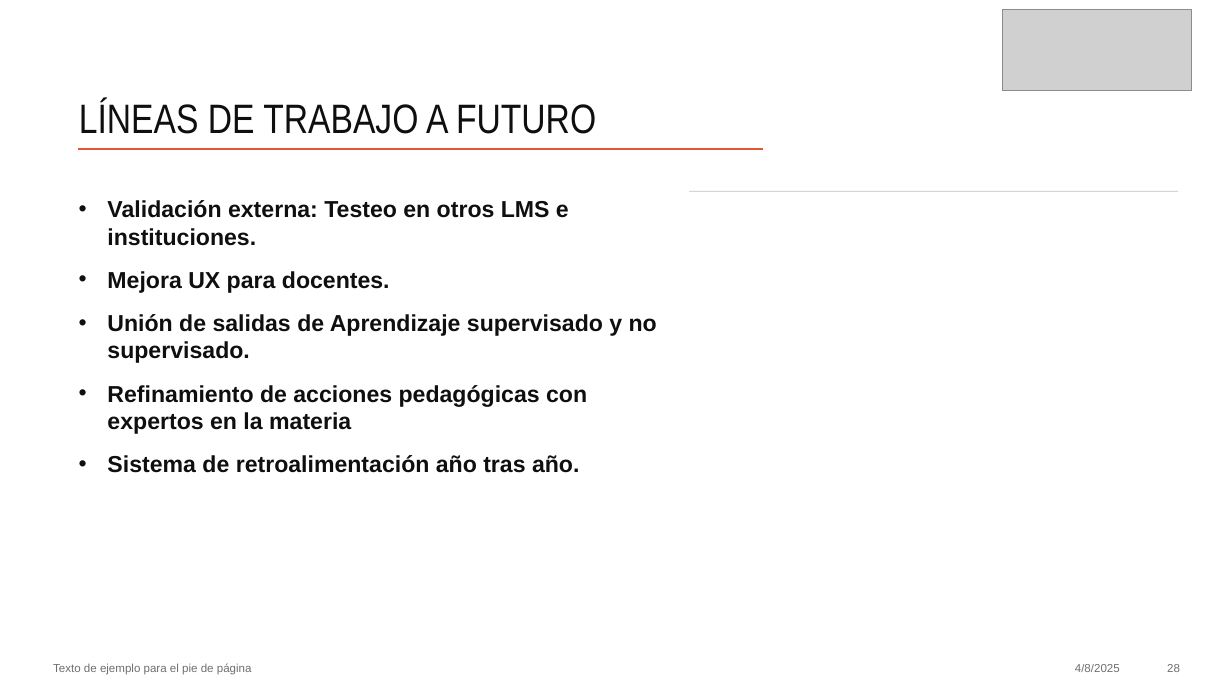
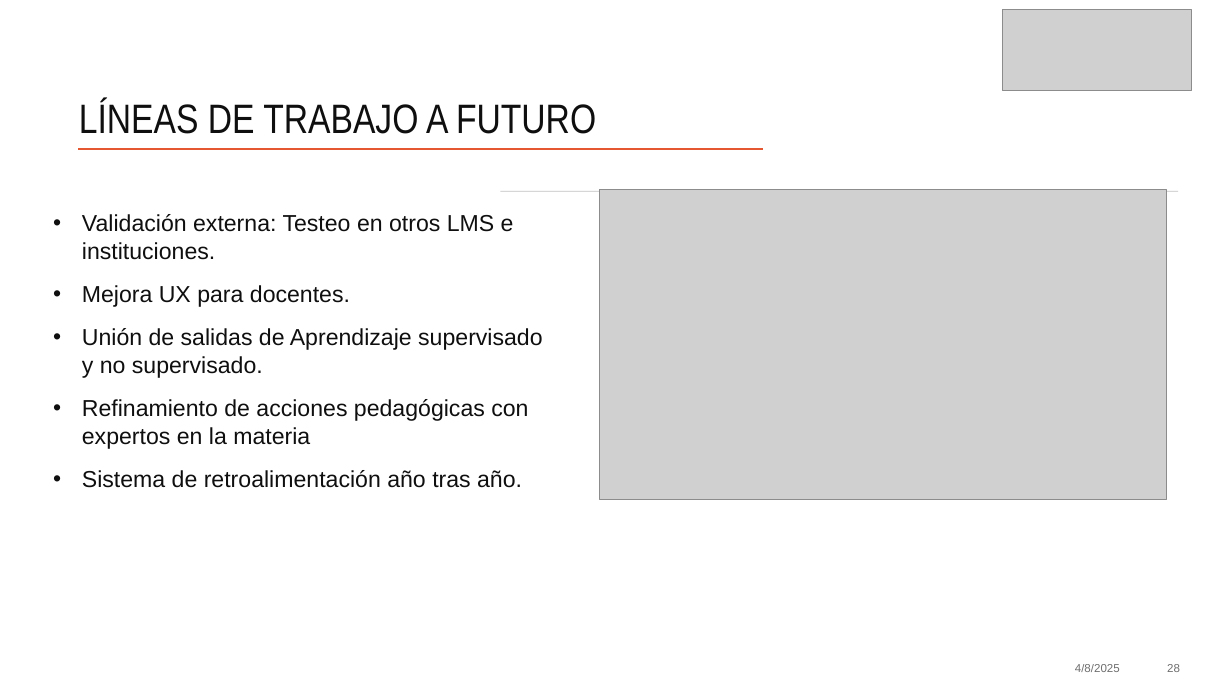
Before and after one commit to MichaeLaudrup/Artificial_Intelligence_Msc, a slide deck: slide 28 of TFM_education_ai_analytics/docs/Presentacion.pptx. Drawn at 1232x693 pixels with LibreOffice and Linux fonts; fonts in the diff are those of the drawing; grey boxes stand for pictures. Boxes give left, top, right and bottom in pixels: in the first picture for what was removed or moved away, otherwise in the second. Text is boxed around its words. In the diff, an @@ line names an element or a change of style, - is before the commit and + after.

```diff
--- a/TFM_education_ai_analytics/docs/Presentacion.pptx
+++ b/TFM_education_ai_analytics/docs/Presentacion.pptx
@@ text "Validación externa: Testeo en otros ...": place and size @@
-text "Validación externa: Testeo en otros ..." at <box>107,200,657,473</box>
+text "Validación externa: Testeo en otros ..." at <box>82,214,542,488</box>
@@ text "Validación externa: Testeo en otros ..." at <box>82,214,542,488</box>: bold off @@
@@ picture added at <box>600,189,1167,499</box> @@
@@ text removed at <box>53,663,252,675</box> @@
-Texto de ejemplo para el pie de página
```
Also in this commit, not shown: 25 other slides changed, 5 other files.
